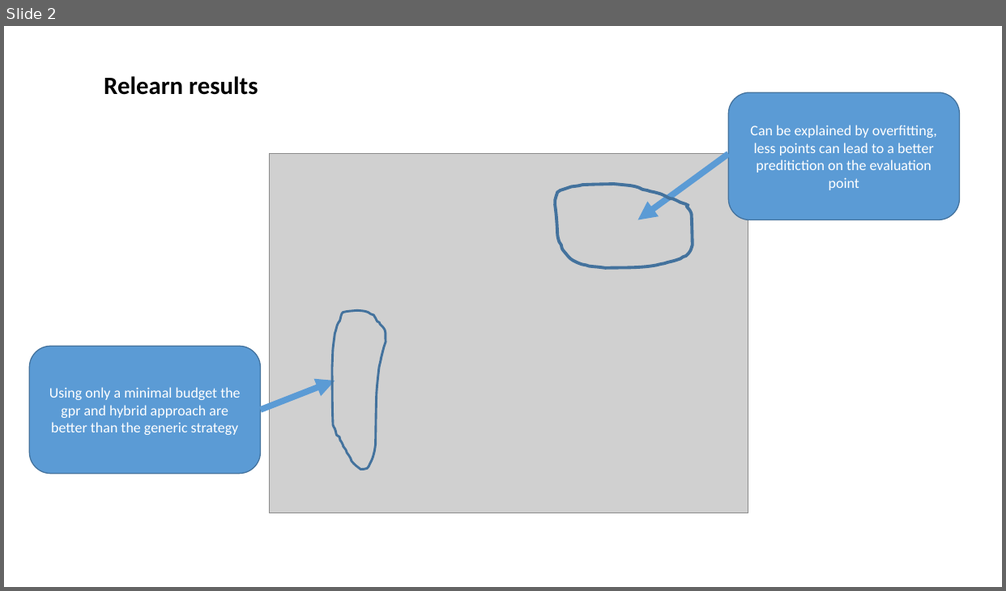
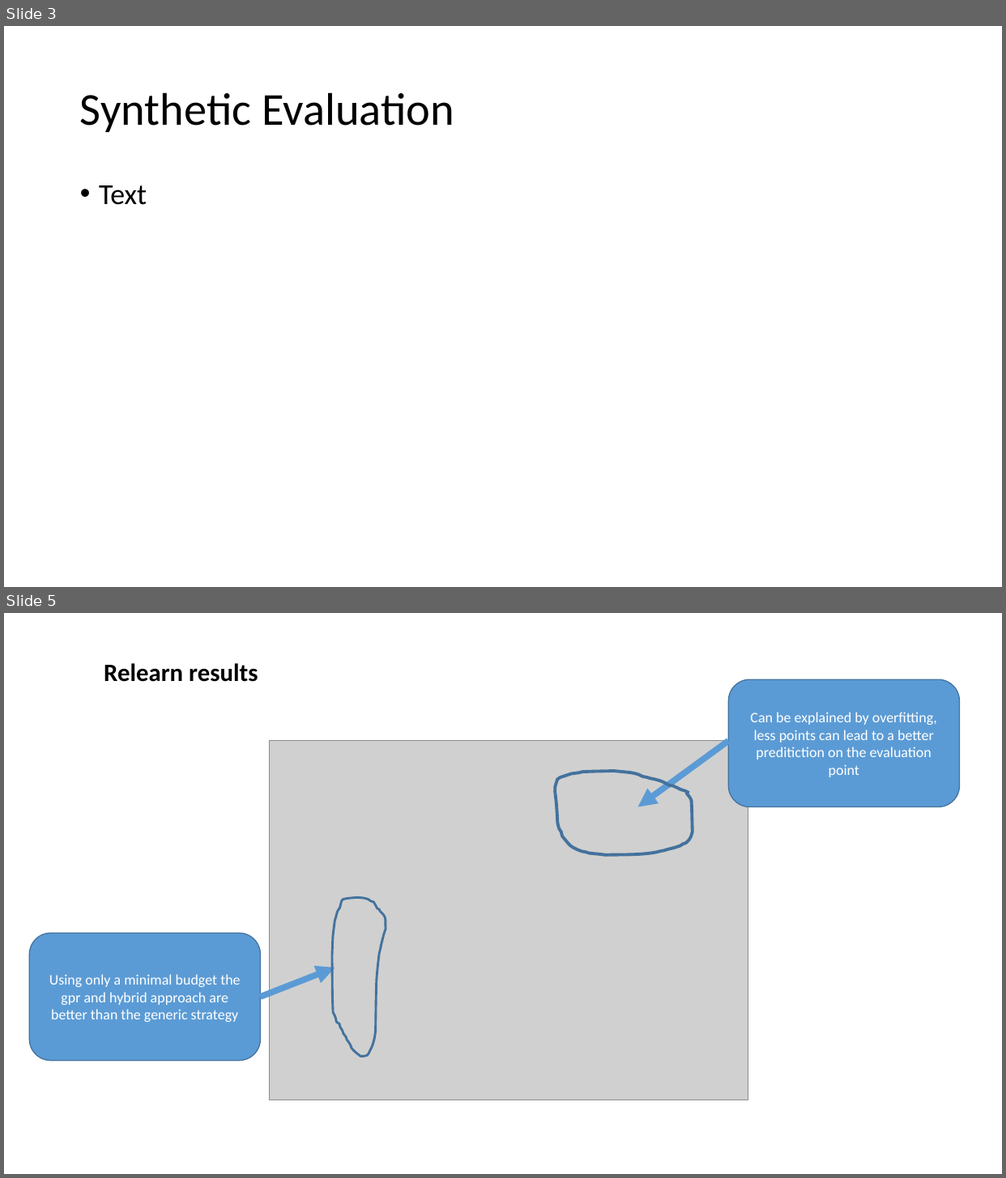
Before and after one commit to extra-p/extrap-gpr, a slide deck: Results.pptx. Shown one above the other, each under a label of ours: slide 2 before the commit, slides 3 and 5 after it; the slides between them are not shown. The pictures are 1006x591 and 1006x1178 pixels, drawn with LibreOffice and Linux fonts; fonts in the diff are those of the drawing; grey boxes stand for pictures. Boxes give left, top, right and bottom in pixels: in the first picture for what was removed or moved away, otherwise in the second. Text is boxed around its words. In the diff, an @@ line names an element or a change of style, - is before the commit and + after.

```diff
--- a/Results.pptx
+++ b/Results.pptx
@@ slide 3 added at [4,26,1002,587], background #FFFFFF @@
@@ title added at [80,92,454,132], 44 pt, text #000000 @@
+Synthetic Evaluation
@@ text added at [99,186,147,205], 28 pt, text #000000 @@
+• Text
@@ what was slide 2 is now slide 5 @@
```
Also in this commit, not shown: 1 slide changed, 2 other slides added, 6 other files.
